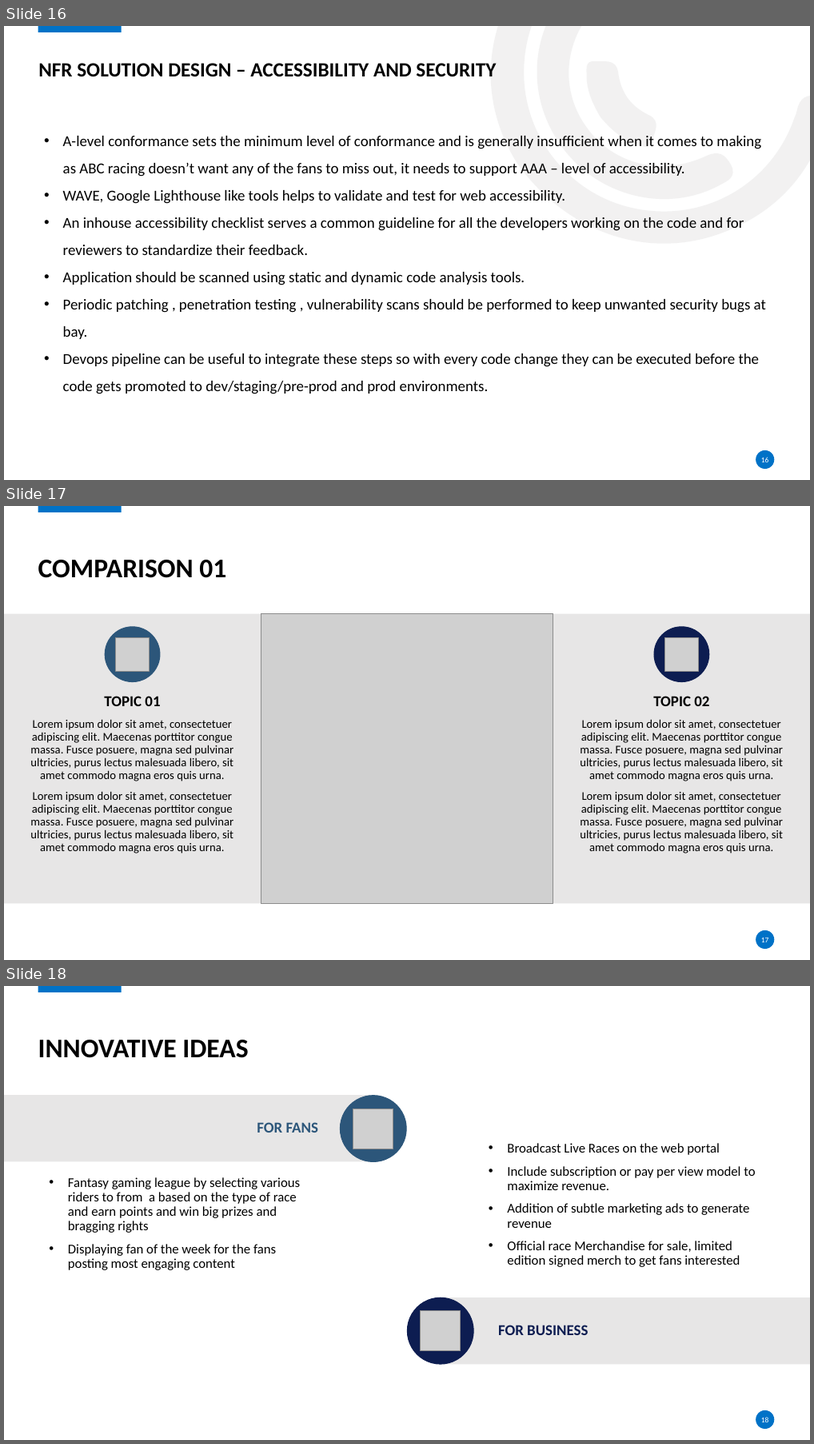
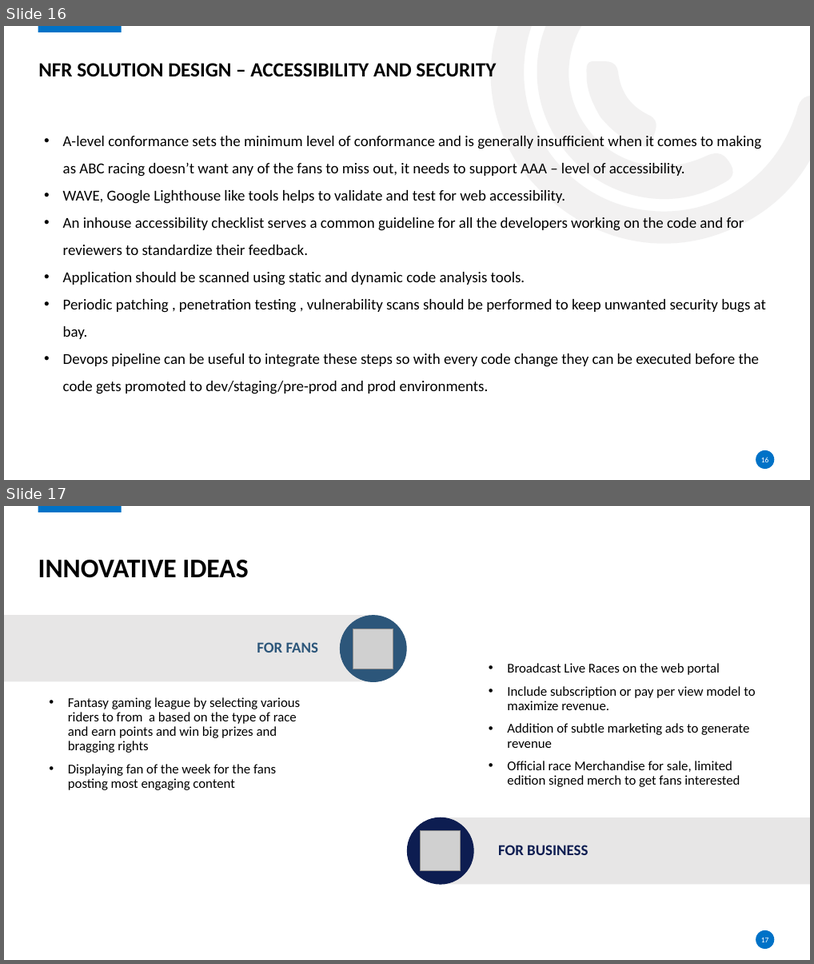
Before and after one commit to NaikDeepak/abc-racing-comapny, a slide deck: docs/ABC Racing -V1.pptx. Shown one above the other, each under a label of ours: slides 16, 17 and 18 before the commit, slides 16 and 17 after it. The pictures are 814x1444 and 814x964 pixels, drawn with LibreOffice and Linux fonts; fonts in the diff are those of the drawing; grey boxes stand for pictures; background and template pictures are left out. Boxes give left, top, right and bottom in pixels: in the first picture for what was removed or moved away, otherwise in the second. Text is boxed around its words. In the diff, an @@ line names an element or a change of style, - is before the commit and + after.

```diff
--- a/docs/ABC Racing -V1.pptx
+++ b/docs/ABC Racing -V1.pptx
@@ slide 17 removed at [4, 506, 810, 960], background #FFFFFF; not listed: 2 template elements that a slide beside it also shows @@
@@ title removed at [38, 560, 226, 578] @@
-COMPARISON 01
@@ rectangle removed at [4, 614, 261, 903] @@
@@ picture removed at [261, 614, 554, 903] @@
@@ rectangle removed at [554, 614, 810, 903] @@
@@ ellipse removed at [105, 626, 160, 681] @@
@@ picture removed at [116, 637, 149, 671] @@
@@ ellipse removed at [654, 626, 710, 681] @@
@@ picture removed at [666, 637, 698, 671] @@
@@ text removed at [104, 696, 160, 706] @@
-TOPIC 01
@@ text removed at [654, 696, 710, 706] @@
-TOPIC 02
@@ text removed at [30, 719, 234, 853] @@
-Lorem ipsum dolor sit amet, consectetuer adipiscing elit. Maecenas porttitor congue massa. Fusce posuere, magna sed pulvinar ultricies, purus lectus malesuada libero, sit amet commodo magna eros quis urna.
-Lorem ipsum dolor sit amet, consectetuer adipiscing elit. Maecenas porttitor congue massa. Fusce posuere, magna sed pulvinar ultricies, purus lectus malesuada libero, sit amet commodo magna eros quis urna.
@@ text removed at [580, 719, 783, 853] @@
-Lorem ipsum dolor sit amet, consectetuer adipiscing elit. Maecenas porttitor congue massa. Fusce posuere, magna sed pulvinar ultricies, purus lectus malesuada libero, sit amet commodo magna eros quis urna.
-Lorem ipsum dolor sit amet, consectetuer adipiscing elit. Maecenas porttitor congue massa. Fusce posuere, magna sed pulvinar ultricies, purus lectus malesuada libero, sit amet commodo magna eros quis urna.
@@ page number removed at [762, 937, 770, 942] @@
-17
@@ what was slide 18 is now slide 17 @@
@@ page number at [762, 937, 770, 942]: text changed @@
-18
+17
```
Also in this commit, not shown: 2 other slides removed.
